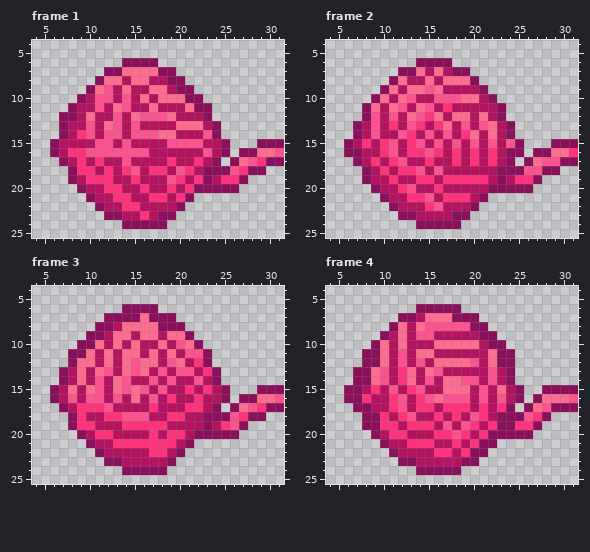
File history of a pixel-art file, Assets/Assety/PLAYER_wloczka/klebek/odwijanie_zawijanie/wloczka7_spin_anim.aseprite. The picture above was drawn from the file before the commit.
32x32 pixels, 8 frames. Shown: frame 1: x 4..31, y 4..25; frame 2: x 4..31, y 4..25; frame 3: x 4..31, y 4..25; frame 4: x 4..31, y 4..25. The commit also changed other frames, which this record leaves out.
New version:
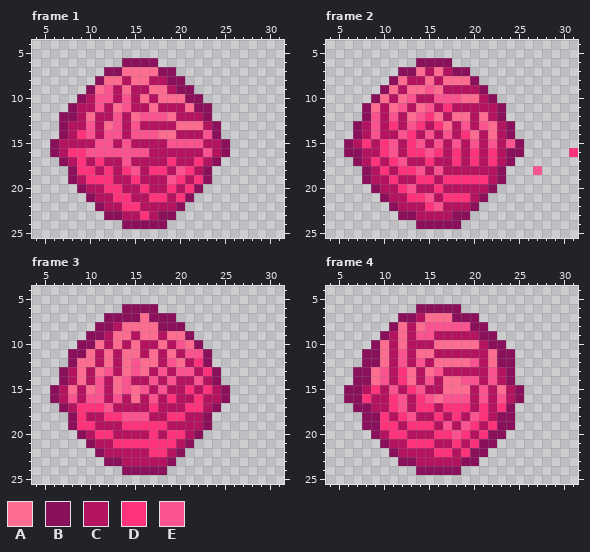
Palette (. is transparent): A #fe6c90  B #8b105c  C #b41360  D #ff327c  E #fa5390
The edit:
layer "ogonek" now hidden
--- frame 1
@@ x 21..31 @@
 14 CCEB.......
-15 EECCB...BBB
-16 CCECB.BBAAE
-17 CDCB.BAEDBB
-18 DCBBBEDBB..
-19 CDBCDDB....
-20 DBBBBB.....
+15 EECCB......
+16 CCECB......
+17 CDCB.......
+18 DCB........
+19 CDB........
+20 DB.........
 21 B..........
--- frame 2
@@ x 21..31 @@
 14 CACB.......
-15 CECEB...BBB
-16 CDCBB.BBAAD
-17 CDCB.BAEEBB
-18 CCBBBEEBB..
-19 DCBCDDB....
-20 CBBBBB.....
+15 CECEB......
+16 CDCBB.....D
+17 CDCB.......
+18 CCB...E....
+19 DCB........
+20 CB.........
 21 B..........
--- frame 3
@@ x 21..31 @@
 14 CECB.......
-15 DCDCB...BBB
-16 CDCCB.BBAAE
-17 DDCB.BAEDBB
-18 CCBBBEDBB..
-19 CCBCDEB....
-20 CBBBBB.....
+15 DCDCB......
+16 CDCCB......
+17 DDCB.......
+18 CCB........
+19 CCB........
+20 CB.........
 21 B..........
--- frame 4
@@ x 22..31 @@
 14 ECB.......
-15 CACB..BBBB
-16 CECB.BAAAE
-17 CDB.BAEBBB
-18 CBBBEDB...
-19 DBBDDB....
-20 BBBBB.....
+15 CACB......
+16 CECB......
+17 CDB.......
+18 CBB.......
+19 DBB.......
+20 BB........
 21 B.........
Boxes around the changes in both pictures, in picture pixels (x1, y1, x2, y2):
erased: (203, 139, 284, 193)
erased: (497, 139, 578, 193)
erased: (203, 385, 284, 439)
erased: (506, 385, 578, 439)
